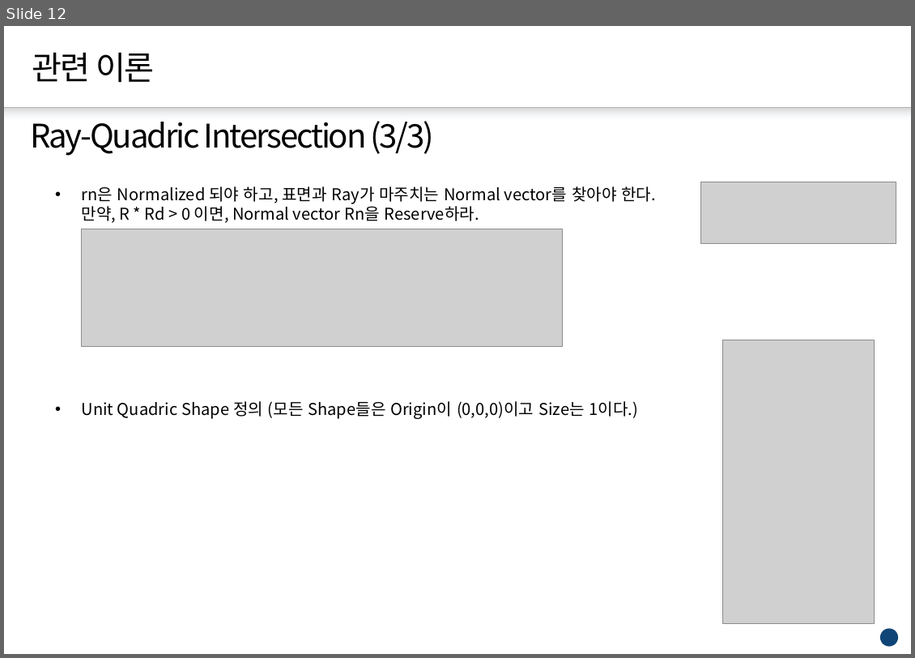
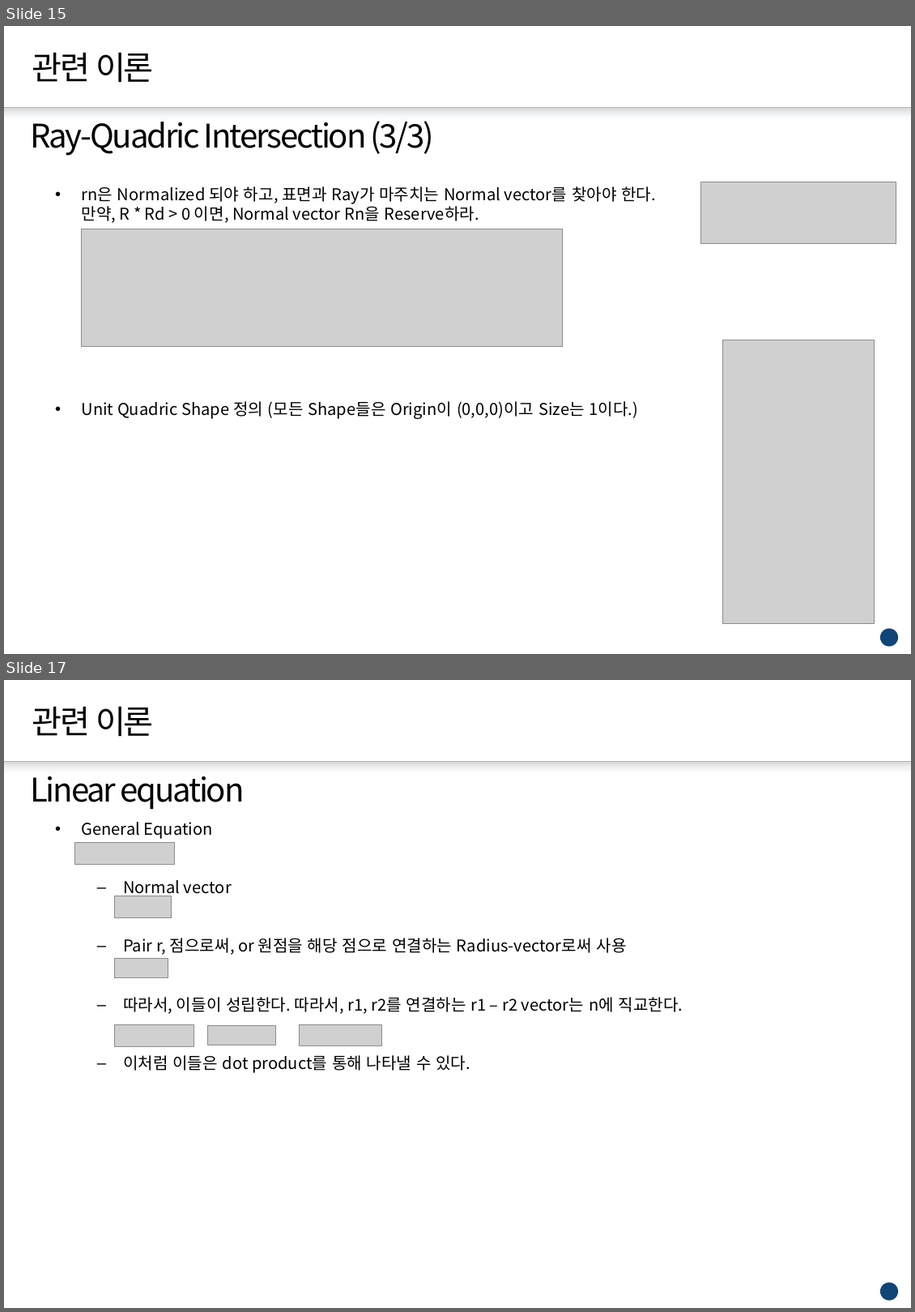
Before and after one commit to jh4843/OpenGLTest, a slide deck: calculus.pptx. Shown one above the other, each under a label of ours: slide 12 before the commit, slides 15 and 17 after it; the slides between them are not shown. The pictures are 915x658 and 915x1312 pixels, drawn with LibreOffice and Linux fonts; fonts in the diff are those of the drawing; grey boxes stand for pictures; background and template pictures are left out. Boxes give left, top, right and bottom in pixels: in the first picture for what was removed or moved away, otherwise in the second. Text is boxed around its words. In the diff, an @@ line names an element or a change of style, - is before the commit and + after.

```diff
--- a/calculus.pptx
+++ b/calculus.pptx
@@ slide 17 added at [4, 680, 911, 1308], background #FFFFFF; not listed: 3 template elements that a slide beside it also shows @@
@@ title added at [32, 706, 154, 737], 28 pt, text #000000 @@
+관련 이론
@@ text added at [30, 776, 244, 810], 28 pt, text #000000 @@
+Linear equation
@@ text added at [82, 822, 683, 1073], 14 pt, text #000000 @@
+• General Equation
+  – Normal vector
+  – Pair r, 점으로써, or 원점을 해당 점으로 연결하는 Radius-vector로써 사용
+  – 따라서, 이들이 성립한다. 따라서, r1, r2를 연결하는 r1 – r2 vector는 n에 직교한다.
+  – 이처럼 이들은 dot product를 통해 나타낼 수 있다.
@@ picture added at [75, 843, 175, 865] @@
@@ picture added at [115, 896, 172, 918] @@
@@ picture added at [115, 959, 168, 978] @@
@@ picture added at [115, 1025, 194, 1047] @@
@@ picture added at [208, 1025, 276, 1045] @@
@@ picture added at [300, 1024, 381, 1046] @@
@@ what was slide 12 is now slide 15 @@
```
Also in this commit, not shown: 1 slide changed, 7 other slides added, 9 other files.
